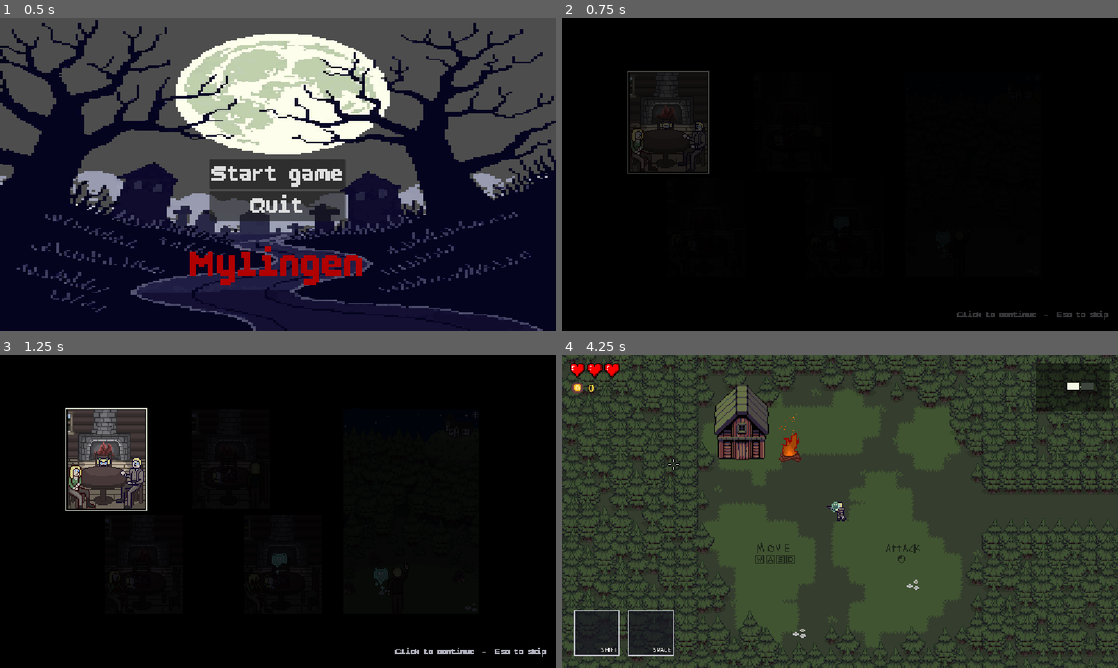
Above: before the commit, frames 1-4 (two rows, left to right).
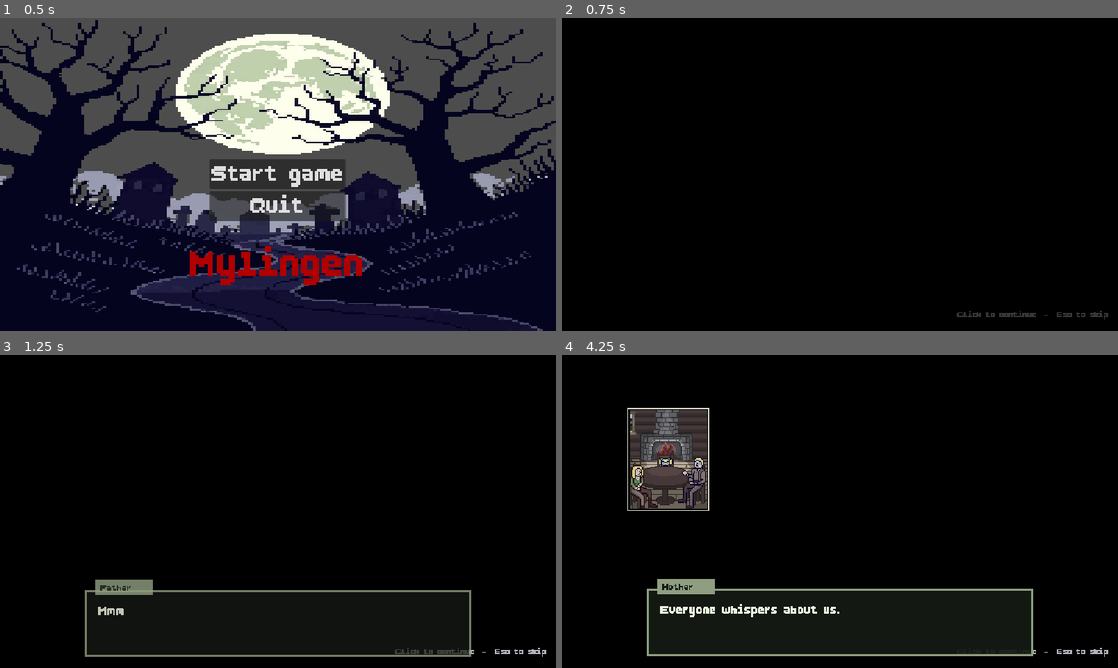
Above: after the commit, the same moments.

Repository: Silgnis/Game-Design-Project
Game: Godot game, scene res://Scenes/Menus/MainMenu.tscn
The game is run twice, just before and just after one commit, with the same random seed, the same clock (stepped at 60 frames per second) and the same inputs. Sound files missing from this copy of the repository are replaced by a short silence.
Inputs (mouse positions are in pixels of both pictures, inside the frame that each line leads up to):
- Up to frame 1 (0.5 s): no input
- Up to frame 2 (0.75 s): click "Start game" at 0.5 s
- Up to frame 3 (1.25 s): no input
- Up to frame 4 (4.25 s): tap Enter (ui_accept) at 1.25, 1.52, 2, 2.75, 3.5 s; move the mouse to (962, 495) at 1.27 s; hold Right (right) 1.28-2 s; hold E (interact) 1.28-2 s; tap Shift (dash) at 1.35 s; click (962, 495) at 1.42 s; drag from (728, 527) to (812, 574) at 2.02 s; move the mouse to (895, 442) at 2.77 s; press the mouse at (895, 442) at 2.78 s; hold Right (right) 2.78-3.5 s; tap E (interact) at 3.05 s; release the mouse at (895, 442) at 3.5 s; drag from (812, 574) to (673, 464) at 3.52 s

Frame 1 is identical in both runs. In frame 2, 1.7% of the frame differs, in the area x 11-27%, y 16-50%; in frame 3, 6.6%; in frame 4, 96%, in the area x 0-100%, y 0-100%.

Commit message:
Added dialogue between story intro to make it make sense to the player

Diff:
--- a/Scripts/dialogue_box.gd
+++ b/Scripts/dialogue_box.gd
@@ -47,6 +47,11 @@
 
 func is_open() -> bool:
 	return _active
+
+# Closes the box right away, e.g. when a cutscene is skipped
+func close() -> void:
+	if _active:
+		_close()
 
 func say(speaker: String, lines: Array) -> void:
 	if _active or lines.is_empty():
--- a/Scripts/story_intro.gd
+++ b/Scripts/story_intro.gd
@@ -1,13 +1,12 @@
 extends Control
 
-# Shown between the main menu and the game. The story strip is shown dimmed, and its panels
-# light up one at a time. Any click or key moves to the next panel, Esc skips the whole thing.
+# Shown between the main menu and the game. The story strip starts dimmed; before each panel
+# lights up, its part of the story plays in the dialogue box. Clicking skips the wait on a
+# lit panel, Esc skips the whole intro (even in the middle of a line).
 
 @export var strip: Texture2D = preload("res://Resources/Custom Assets/Story Strip.png")
-@export var panel_time: float = 5.0
+@export var panel_time: float = 5.0 # How long a panel stays highlighted before the next beat
 @export_file("*.tscn") var next_scene: String = "res://Scenes/Main.tscn"
-# Presses right after a panel appears are ignored, so a double click doesn't skip two at once
-@export var input_grace_time: float = 0.3
 
 # Panel rects inside Story Strip.png, in reading order
 const PANELS = [
@@ -17,7 +16,52 @@
 	Rect2(206, 140, 80, 102),
 	Rect2(308, 28, 140, 214),
 ]
-const UNSEEN_TINT = Color(0.18, 0.18, 0.22)
+# What plays before each panel lights up: [speaker, [lines]] pairs. An empty speaker is narration.
+const BEATS = [
+	[
+		["Father", ["Mmm, this stew is wonderful, dear."]],
+		["Daughter", ["Can I go play by the river tomorrow?"]],
+		["Mother", ["No. You're staying home, you have chores to do."]],
+		["Father", ["Listen to your mother. I have to head out to work, I'll be back late."]],
+	],
+	[
+		["Mother", [
+			"Everyone whispers about us. Unmarried, and a child born out of wedlock.",
+			"Every single day I lie to them. And one day they'll make you pay for it too.",
+			"You don't deserve that shame, my love. Neither of us does.",
+			"I'll set us both free. It's the only way.",
+		]],
+		["", ["Her mind broken, she reached for the knife."]],
+	],
+	[
+		["Mother", [
+			"No... no, no, no. What have I done?",
+			"My little girl... I only wanted to free you.",
+			"Wake up. Please, wake up...",
+		]],
+	],
+	[
+		["Mother", [
+			"There's no taking it back. Not from this.",
+			"Forgive me...",
+		]],
+		["", ["Too far gone to undo what she had done, she took her own life."]],
+	],
+	[
+		["", ["Some time later..."]],
+		["Father", ["Hey, honey! I'm home!", "...Hello?", "What... what happened here?!"]],
+		["Father", [
+			"You... you did this.",
+			"I will never, EVER forgive you.",
+		]],
+		["Father", [
+			"...Is that you, sweetheart?",
+			"Your soul can't rest. Not like this.",
+			"There's a church past the forest. A holy place, where you can finally be at peace.",
+			"We have a long way to go, so stick close to me, my dear.",
+		]],
+	],
+]
 const SEEN_TINT = Color(0.55, 0.55, 0.6)
 
 @onready var board: Control = $Board
@@ -27,13 +71,15 @@
 
 var _panels: Array[TextureRect] = []
 var _index := -1
-var _time := 0.0
 var _leaving := false
+var _skip_hold := false
 
 func _ready() -> void:
-	full.texture = strip
-	full.size = strip.get_size()
-	full.modulate = UNSEEN_TINT
+	# The dialogue box pauses the tree; the intro keeps running so Esc still works
+	process_mode = Node.PROCESS_MODE_ALWAYS
+	# The whole strip stays hidden; only panels the story has reached are drawn
+	full.hide()
+	frame.hide()
 
 	# One bright copy of each panel on top of the dimmed strip
 	for rect in PANELS:
@@ -53,35 +99,52 @@
 
 	resized.connect(_fit)
 	_fit()
-	_show_panel(0)
-
-	fade.color.a = 1.0
-	create_tween().tween_property(fade, "color:a", 0.0, 0.6)
+	_run()
 
 # Scale the strip up by a whole number so the pixel art stays crisp, and centre it
 func _fit() -> void:
-	var strip_size = strip.get_size()
+	var strip_size: Vector2 = strip.get_size()
 	var fit = minf(size.x / strip_size.x, size.y / strip_size.y) * 0.95
 	var s = maxf(floorf(fit), 1.0) if fit >= 1.0 else fit
 	board.size = strip_size
 	board.scale = Vector2(s, s)
 	board.position = ((size - strip_size * s) / 2).floor()
 
-func _process(delta: float) -> void:
-	if _leaving:
-		return
-	_time += delta
-	if _time >= panel_time:
-		_next()
+func _run() -> void:
+	fade.color.a = 1.0
+	var fade_in = create_tween()
+	fade_in.tween_property(fade, "color:a", 0.0, 0.6)
+	await fade_in.finished
+
+	for i in PANELS.size():
+		for part in BEATS[i]:
+			await Dialogue.say(part[0], part[1])
+			if _leaving:
+				return
+		_show_panel(i)
+		await _hold()
+		if _leaving:
+			return
+	_finish()
+
+# Waits panel_time, or less if the player clicks
+func _hold() -> void:
+	_skip_hold = false
+	var waited := 0.0
+	while waited < panel_time and not _skip_hold and not _leaving:
+		await get_tree().process_frame
+		waited += get_process_delta_time()
 
 func _input(event: InputEvent) -> void:
 	if _leaving or not _is_press(event):
 		return
-	get_viewport().set_input_as_handled()
 	if event.is_action_pressed("ui_cancel"):
+		get_viewport().set_input_as_handled()
 		_finish()
-	elif _time >= input_grace_time:
-		_next()
+	elif not Dialogue.is_open():
+		# While a line is showing, clicks belong to the dialogue box
+		get_viewport().set_input_as_handled()
+		_skip_hold = true
 
 func _is_press(event: InputEvent) -> bool:
 	if event is InputEventKey:
@@ -94,7 +157,6 @@
 	if _index >= 0:
 		create_tween().tween_property(_panels[_index], "modulate", SEEN_TINT, 0.4)
 	_index = i
-	_time = 0.0
 
 	var panel = _panels[i]
 	panel.show()
@@ -104,17 +166,15 @@
 	pop.tween_property(panel, "modulate", Color.WHITE, 0.35)
 	pop.tween_property(panel, "scale", Vector2.ONE, 0.35)
 
+	frame.show()
 	frame.position = PANELS[i].position - Vector2(2, 2)
 	frame.size = PANELS[i].size + Vector2(4, 4)
 
-func _next() -> void:
-	if _index < PANELS.size() - 1:
-		_show_panel(_index + 1)
-	else:
-		_finish()
-
 func _finish() -> void:
+	if _leaving:
+		return
 	_leaving = true
+	Dialogue.close()
 	var out = create_tween()
 	out.tween_property(fade, "color:a", 1.0, 0.6)
 	out.tween_callback(func(): get_tree().change_scene_to_file(next_scene))
